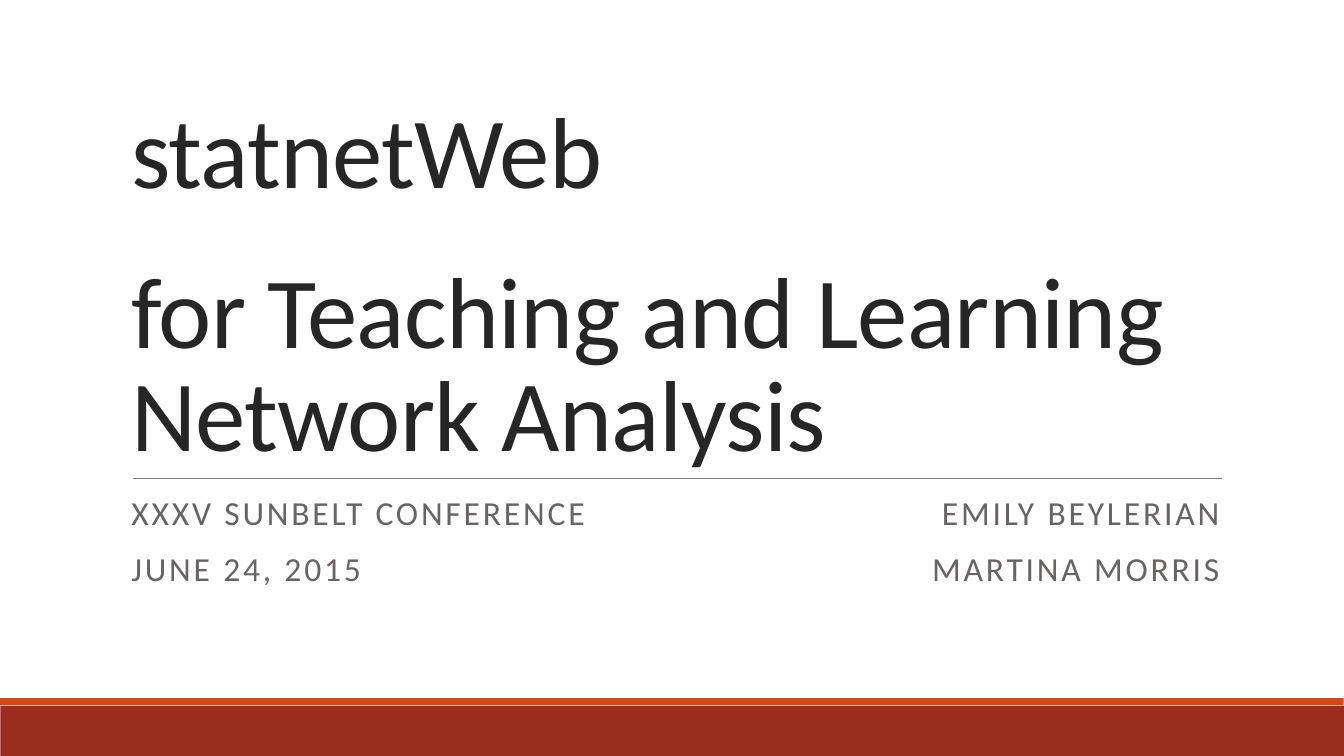
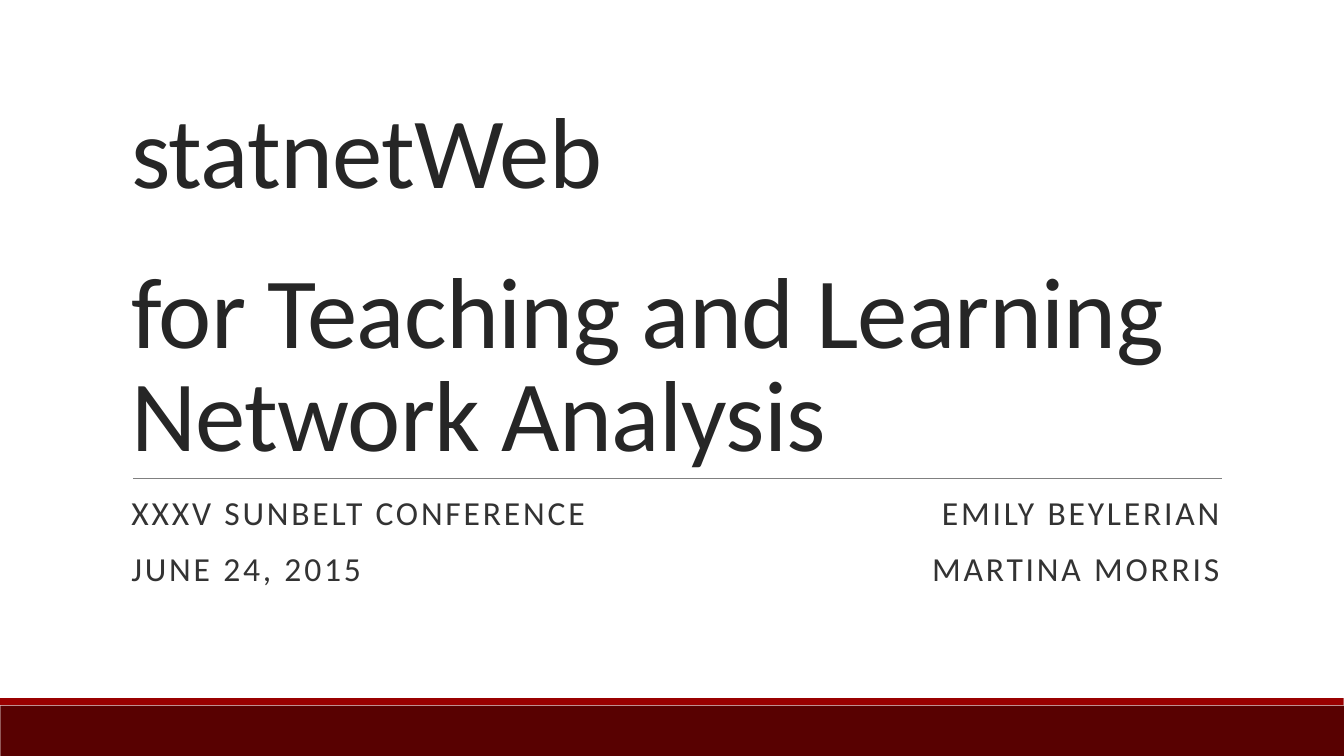
Before and after one commit to ebey/sunbelt2015, a slide deck: slide 1 of statnetWeb_slides.pptx. Drawn at 1344x756 pixels with LibreOffice and Linux fonts; fonts in the diff are those of the drawing. Boxes give left, top, right and bottom in pixels: in the first picture for what was removed or moved away, otherwise in the second. Text is boxed around its words. In the diff, an @@ line names an element or a change of style, - is before the commit and + after.

```diff
--- a/statnetWeb_slides.pptx
+++ b/statnetWeb_slides.pptx
@@ subtitle "XXXV SUNBELT CONFERENCE" at box(131, 503, 585, 585): text colour #696464 to #333333 @@
@@ text "EMILY BEYLERIAN" at box(932, 503, 1220, 582): text colour #696464 to #333333 @@
@@ rectangle at box(0, 706, 1344, 756): fill #9B2D1F to #580101 @@
@@ rectangle at box(0, 699, 1344, 706): fill #D34817 to #990000 @@
```
Also in this commit, not shown: 12 other slides changed, 3 other files.
